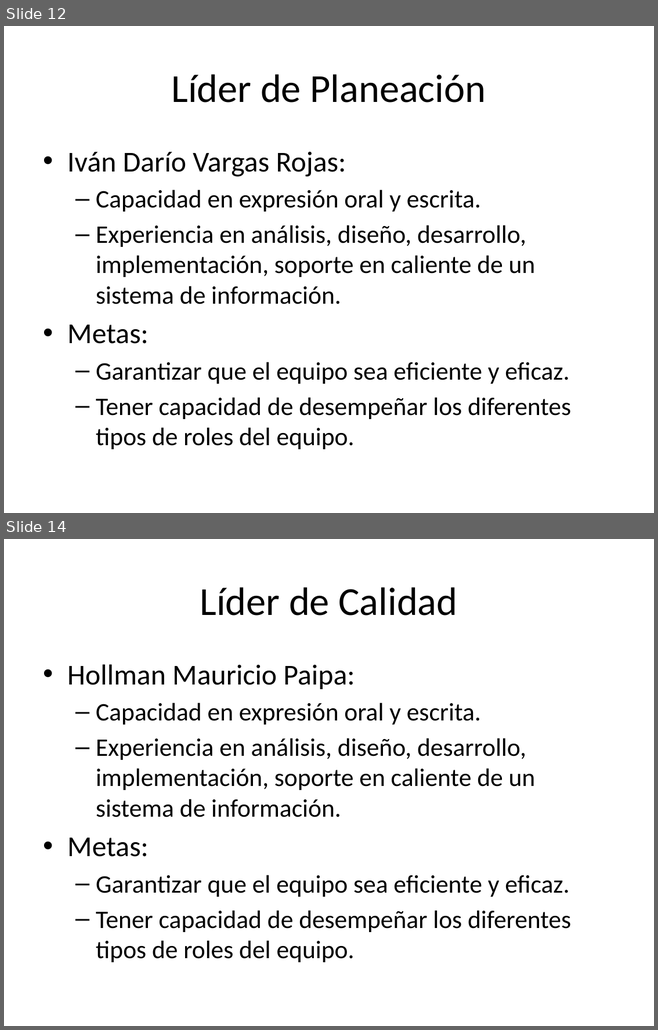
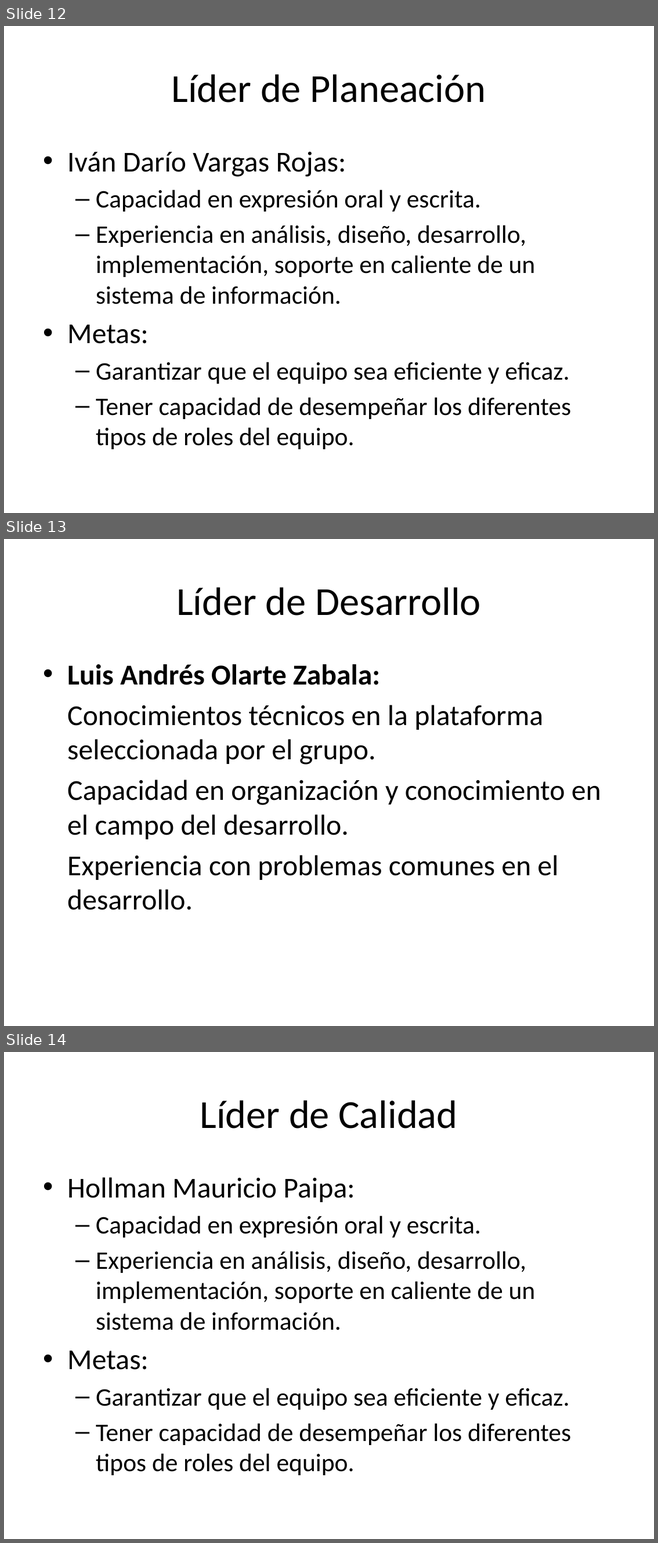
Before and after one commit to heberjp/proyecto-tsp-sistema-comidas-rapidas, a slide deck: 1 - Planeacion/2 - Estrategia/Vison General TCP.pptx. Shown one above the other, each under a label of ours: slides 12 and 14 before the commit, slides 12, 13 and 14 after it; the slides between them are not shown. The pictures are 658x1030 and 658x1543 pixels, drawn with LibreOffice and Linux fonts; fonts in the diff are those of the drawing. Boxes give left, top, right and bottom in pixels: in the first picture for what was removed or moved away, otherwise in the second. Text is boxed around its words. In the diff, an @@ line names an element or a change of style, - is before the commit and + after.

Commit message:
Se agregan de nuevo objetivos de desarrollo.

```diff
--- a/1 - Planeacion/2 - Estrategia/Vison General TCP.pptx
+++ b/1 - Planeacion/2 - Estrategia/Vison General TCP.pptx
@@ slide 13 added at bbox=[4, 539, 654, 1026], background #FFFFFF @@
@@ title added at bbox=[176, 587, 481, 616], 44 pt, text #000000 @@
+Líder de Desarrollo
@@ text added at bbox=[67, 664, 601, 910], 32 pt, text #000000 @@
+• Luis Andrés Olarte Zabala:
+Conocimientos técnicos en la plataforma seleccionada por el grupo.
+Capacidad en organización y conocimiento en el campo del desarrollo.
+Experiencia con problemas comunes en el desarrollo.
```
Also in this commit, not shown: 1 slide changed, 1 slide removed.
